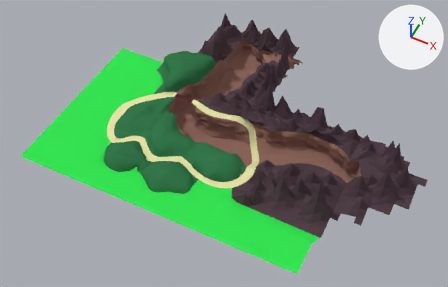
What one commit did to the Blender file Assets/Models/ColoredForestTrack.blend.
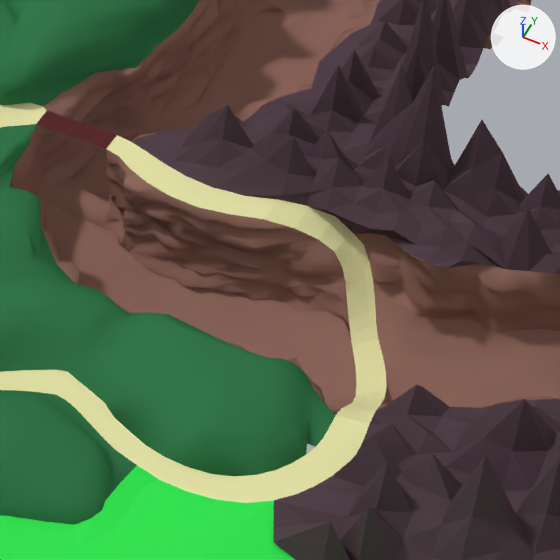
Old and new are each drawn whole from a 50 mm camera at (13.68, -23.65, 28.76) aimed at (2.23, -0.75, 0.13) and again close up on the part from 37% to 67% of the width and 23% to 70% of the height. Lighting does not change. The marker at upper right points along +X, +Y and +Z.

In view in the first close-up: 'Cliff.', 'Hills', 'Mountains', 'OutterMapGround', 'Track.001'.
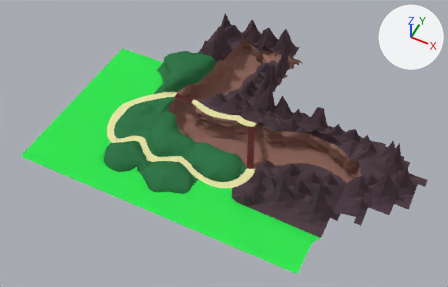
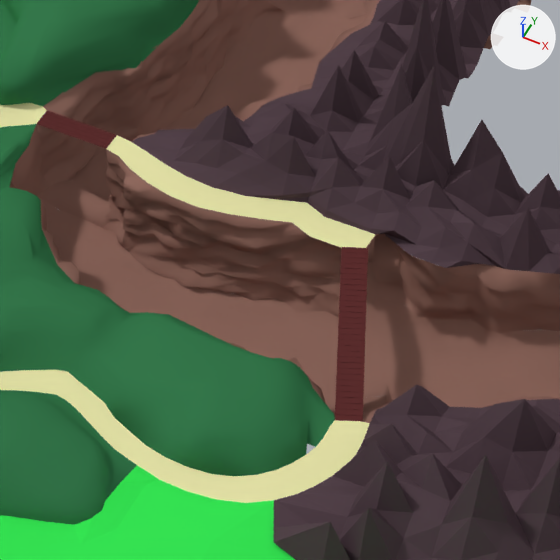
What differs and where, as boxes (x1, y1, x2, y2) in the close-ups (560 x 560 px; the box of a moved part takes in the faces that stretch with it):
'Cliff.', reshaped
    before: (9, 0, 560, 415)
    after: (9, 0, 560, 423)
'Track.001', reshaped
    before: (0, 103, 387, 503)
    after: (0, 103, 375, 503)
'Cube', added (brown)
    after: (335, 247, 368, 422)
part 1 of me_cylinder_001, cut back
    before: (264, 200, 387, 454)
    after: (264, 200, 375, 454)
part 2 of me_plane_006, moved or reshaped
    before: (307, 197, 416, 255)
    after: (308, 197, 416, 255)
part 3 of me_plane_002, built on
    before: (260, 220, 386, 251)
    after: (260, 219, 387, 423)

The change in detail:
me_cylinder_001 is used by ob_track_001; location (-1.64, 1.35, 0.7); rotation (0.0, 1.571, 0.0), in degrees (0, 90, 0); scale (-0.0318, -0.0318, -0.624).
me_cylinder_001 had 615 vertices, 453 faces and spanned x -49.0..-1.0, y -6.0..181.0, z -11.0..5.0.
me_cylinder_001 now has 557 vertices, 402 faces and spans x -2.0..-1.0, y -4.0..181.0, z -11.0..5.0.
Part 1, on me_cylinder_001:
70 vertices are removed from x -49.0..-1.0, y 0.0..112.0, z -11.0..-8.0.
61 faces are deleted.
4 vertices in x -15.0, y -2.0..10.0, z -7.0 move by (14.0, 9.0, 0.0).
3 vertices in x -4.0, y -2.0..6.0, z -6.0 move by (3.0, 1.0, 0.0).
13 vertices move from x -22.0..-4.0, y -6.0..14.0, z -8.0..-6.0 to x -1.0, y -1.0..19.0, z -7.0..-6.0.
12 vertices are added at x -1.0, y 4.0..121.0, z -11.0..-8.0.
10 new faces join them, mat_material (beige #e7e4a9).
me_plane_006 has 1004 vertices, 848 faces, 1 loose edge and spans x -3.58..1.73, y -1.0..5.32, z -0.69..2.8.
me_plane_006 is used by ob_mountains; location (8.38, -2.48, 0.68); scale (3.37, 2.29, 1.0).
Part 2, on me_plane_006:
Vertex 558 of me_plane_006 moves from (-1.42, 1.71, -0.18) at pixel (385, 235) to (-1.44, 1.73, -0.2) at pixel (383, 233).
Vertex 593 of me_plane_006 moves from (-1.55, 1.64, -0.22) at pixel (354, 233) to (-1.55, 1.62, -0.01) at pixel (354, 227).
Vertex 678 of me_plane_006 moves from (-1.49, 1.69, -0.2) at pixel (369, 233) to (-1.45, 1.62, -0.01) at pixel (374, 234).
Vertex 733 of me_plane_006 moves from (-1.68, 1.75, -0.25) at pixel (335, 216) to (-1.7, 1.62, -0.01) at pixel (324, 216).
me_plane_002 is used by ob_cliff; location (-0.34, 4.06, 0.67); rotation (-2.602, 1.571, 0.0), in degrees (-149, 90, 0); scale (0.561, 3.53, 1.73).
me_plane_002 had 3391 vertices, 2921 faces, 11 loose edges and spanned x -0.27..3.01, y -1.73..1.37, z -6.98..1.71.
me_plane_002 now has 3396 vertices, 2963 faces, 11 loose edges and spans x -0.27..3.01, y -1.73..1.37, z -6.98..1.71.
Part 3, on me_plane_002:
11 vertices move from x 0.15..0.68, y 0.15..0.42, z -2.55..-2.16 to x 0.0..0.36, y 0.13..0.41, z -2.91..-2.19.
5 vertices are added at (0.46, 0.64, -4.29), (0.35, 0.67, -4.33), (0.22, 0.69, -4.38), (0.03, 0.74, -4.47), (0.01, 0.85, -4.29).
39 new faces join them, smooth.
3 new faces join them.
Mesh me_cube_003 is new.
It has 248 vertices, 186 faces and spans x -1.0..64.0, y -1.0..1.0, z -1.0..1.0.
It uses material mat_material_005 (brown #5c2d2d).
Object 'Cube' (ob_cube) is new; it shows me_cube_003.
Its location is (3.37, 0.8, 0.66).
Its rotation in degrees is (0, 0, 293).
Its scale is (0.0521, 0.199, 0.00394).
